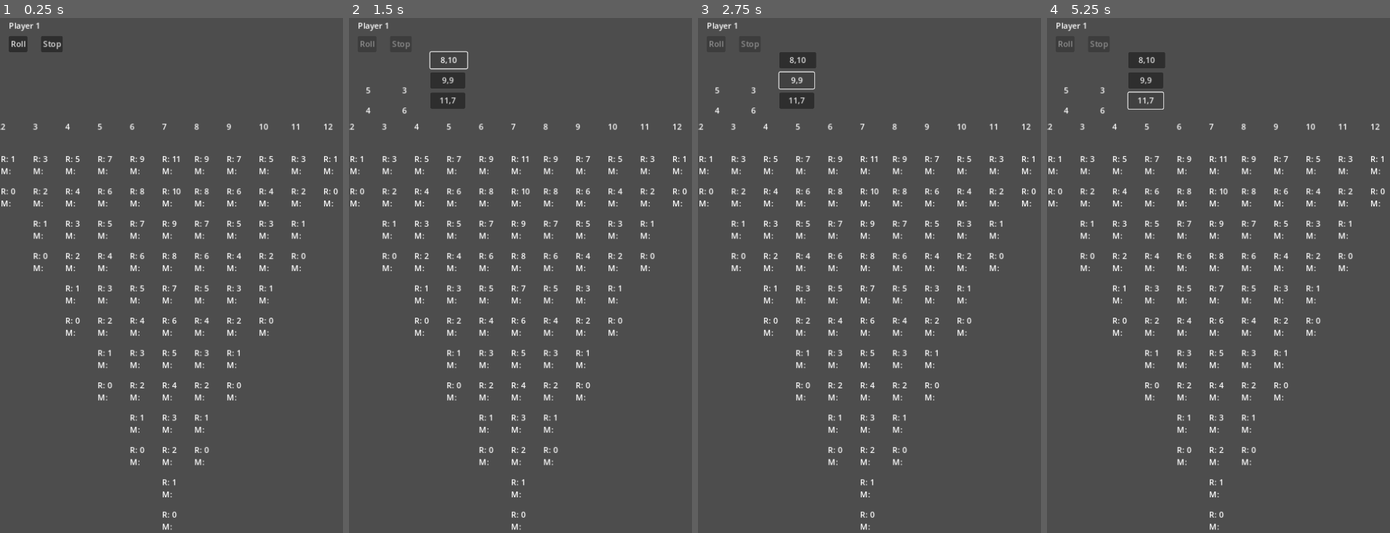
Above: before the commit, frames 1-4 (left to right).
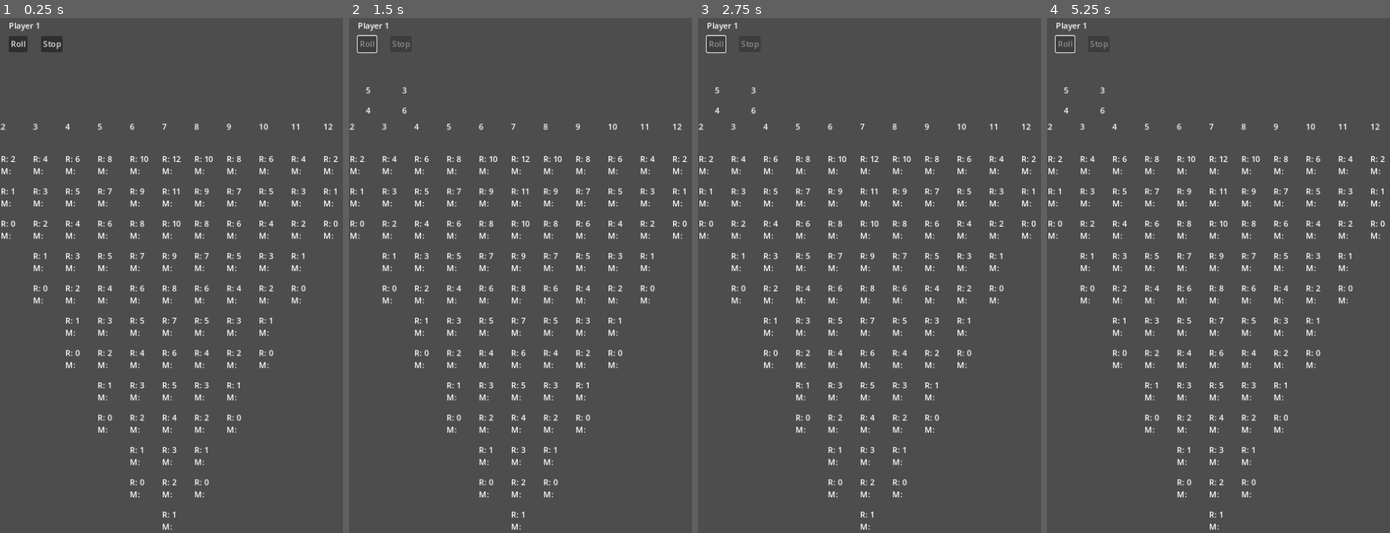
Above: after the commit, the same moments.

Repository: cheezypoofs/cantstop
Game: Godot game, scene res://scenes/Main.tscn
The game is run twice, just before and just after one commit, with the same random seed, the same clock (stepped at 60 frames per second) and the same inputs. The engine's default icon, where the game draws it, is replaced by a stand-in: a white triangle on a blue panel in a dark square.
Inputs (mouse positions are in pixels of both pictures, inside the frame that each line leads up to):
- Up to frame 1 (0.25 s): no input
- Up to frame 2 (1.5 s): click "Roll" at 0.5 s; click (448, 59) at 1.25 s, where only the run before the commit has a clickable "8,10"
- Up to frame 3 (2.75 s): click (797, 79) at 2 s, where only the run before the commit has a clickable "9,9"
- Up to frame 4 (5.25 s): click (1146, 100) at 2.75 s, where only the run before the commit has a clickable "11,7"; click (1146, 59) at 3.5 s, where only the run before the commit has a clickable "8,10"; click (1146, 79) at 4.25 s, where only the run before the commit has a clickable "9,9"; click (1146, 100) at 5 s, where only the run before the commit has a clickable "11,7"

The runs differ from the first frame. In frame 1, 1.2% of the frame differs, in the area x 0-99%, y 26-98%; in frame 2, 2.0%, in the area x 0-99%, y 3-98%; in frame 3, 2.0%; in frame 4, 2.0%.
Error before the commit: Attempt to call function 'null::null (Callable)' on a null instance. (res://scenes/ActionArea.gd:69)

Commit message:
Add MoveEngine and move calculation
next: a move dynamic move selection in AA

Diff:
--- /dev/null
+++ b/models/Cone.gd
@@ -0,0 +1,14 @@
+extends Node
+class_name Cone
+
+var from: Space:
+	get:
+		return from
+
+var player: Player:
+	get:
+		return player
+
+func _init(player: Player, from: Space):
+	self.from = from
+	self.player = player
--- a/models/GameState.gd
+++ b/models/GameState.gd
@@ -1,5 +1,7 @@
 extends Node2D
 class_name GameState
+
+const gdturn = preload("res://models/Turn.gd")
 
 var players = []:
 	get:
@@ -9,11 +11,23 @@
 	get:
 		return board
 
+var current_turn: Turn = null:
+	get:
+		return current_turn
+
 var _current: int = -1
 
 func _init(board: Board, players: Array):
 	self.board = board
 	self.players = players
+
+func next_turn() -> Turn:
+	assert(self.players)
+	_current += 1
+	if _current >= len(players):
+		_current = 0
+	current_turn = gdturn.new(players[_current])
+	return current_turn
 
 func next_player() -> Player:
 	assert(self.players)
--- a/models/Lane.gd
+++ b/models/Lane.gd
@@ -17,11 +17,29 @@
 			return space
 	return null
 
+func find_cone() -> Space:
+	for space in self.spaces:
+		if space.cone != null:
+			return space
+	return null
+
+var winner: Player:
+	get:
+		var last: Space = spaces[len(spaces) - 1]
+		assert(last.is_top)
+		var markers = last.markers
+		if len(markers) != 0:
+			assert(len(markers) == 1)
+			return markers[0].player
+		return null
+
 func _init(value: int):
 	self.value = value
-	var num: int = 12-(2*(abs(7-value)))
+	var num: int = 12-(2*(abs(7-value)))+1
 
 	# Create the Space instances
 	for i in range(num):
 		var new_space: Space = gdspace.new(i)
+		if i == (num-1):
+			new_space.is_top = true
 		self.spaces.append(new_space)
--- /dev/null
+++ b/models/MoveEngine.gd
@@ -0,0 +1,157 @@
+extends Object
+class_name MoveEngine
+
+const gdcone = preload("res://models/Cone.gd")
+
+class Move:
+	var lane: Lane
+	# We track the cone move
+	var from: Space
+	var to: Space
+	# The cone tracks the marker move should the player
+	# stop on the next turn.
+	var cone: Cone
+
+	func new_cone() -> bool:
+		return self.from == null
+
+class MoveSet:
+	var first: Move
+	var second: Move
+
+	func unique_key() -> int:
+		assert(self.first != null)
+		# A MoveSet is considered equal to another
+		# if the effective move result is the same.
+		# This happens if cones are not exhausted and
+		# the lanes are the same.
+		var low: Move = self.first
+		var high: Move = self.second
+		if high != null && low.lane.value > high.lane.value:
+			low = self.second
+			high = self.first
+
+		var key: int = (low.lane.value << 8)
+		if low.new_cone():
+			key |= 0x8000
+
+		if high != null:
+			high.lane.value
+			if high.new_cone():
+				key |= 0x0080
+
+		return key
+
+var _board: Board = null
+
+func _calculate_move(val: int, turn: Turn, num_moves: int) -> Move:
+	var lane: Lane = _board.lane_for_value(val)
+
+	var move: Move = Move.new()
+	move.lane = lane
+
+	if lane.winner != null:
+		print_debug("%s already owns lane %d" % [lane.winner.player_name, lane.value])
+		return null
+
+	# Let's see if we have a cone already on this lane.
+	var space: Space = lane.find_cone()
+	if space != null:
+		if space.is_top:
+			print_debug("lane %d already has a cone at the top" % [lane.value])
+			return null
+
+		# Moving the exsting cone from its current space
+		# to the next.
+		move.from = space
+		move.to = lane.spaces[space.rank + 1]
+		move.cone = space.cone
+	else:
+		# See what space is next for this user
+		space = lane.player_space(turn.player)
+
+		# Always allocate a cone. The caller will decide
+		# if the player has enough.
+		var cone: Cone = Cone.new(turn.player, space)
+
+		# Advance space to the 0th or next rank
+		if space == null:
+			space = lane.spaces[0]
+		else:
+			space = lane.spaces[space.rank + 1]
+
+		# move.from remains null
+		move.to = space
+		move.cone = cone
+
+	assert(move.to != null)
+	assert(move.cone != null)
+
+	# Allow advancing two if we wouldn't overrun
+	if num_moves == 2 && !move.to.is_top:
+		move.to = lane.spaces[move.to.rank + 1]
+
+	return move
+
+func _init(board: Board):
+	self._board = board
+
+func calculate_moves(turn: Turn, aa: ActionArea) -> Array:
+
+	# Consider each of the 6 combinations of dice values.
+	# (We have to consider all 6 because the order may
+	# 	matter if there is only one cone left to play).
+	# Our MoveSet unique_key will dedupe anything that
+	# is functionally the same though.
+	var vals = aa.die_values
+	var move_pairs = [
+		[vals[0] + vals[1], vals[2] + vals[3]],
+		[vals[2] + vals[3], vals[0] + vals[1]],
+
+		[vals[0] + vals[3], vals[1] + vals[2]],
+		[vals[1] + vals[2], vals[0] + vals[3]],
+
+		[vals[0] + vals[2], vals[1] + vals[3]],
+		[vals[1] + vals[3], vals[0] + vals[2]],
+	]
+
+	var dedup = {}
+
+	for mp in move_pairs:
+		var first = mp[0]
+		var second = mp[1]
+
+		print_debug("considering move %d,%d" % [first, second])
+
+		var num_moves: int = 1
+		if first == second:
+			num_moves = 2
+
+		var first_move: Move = _calculate_move(first, turn, num_moves)
+		var second_move: Move = null
+
+		if first != second:
+			second_move = _calculate_move(second, turn, 1)
+
+		if first_move.new_cone():
+			if turn.num_cones == 0:
+				# This move set is invalid
+				print_debug("first move requires a cone but player has none")
+				continue
+
+			if second_move != null && second_move.new_cone() && turn.num_cones == 1:
+				# First move is OK, but second isn't.
+				print_debug("second remove requires cone but player has only one")
+				second_move = null
+		elif second_move != null && second_move.new_cone() && turn.num_cones == 0:
+			# First move is OK, but second isn't.
+			print_debug("second remove requires cone but player has none")
+			second_move = null
+
+		var ms := MoveSet.new()
+		ms.first = first_move
+		ms.second = second_move
+
+		dedup[ms.unique_key()] = ms
+
+	return dedup.values()
--- a/models/Space.gd
+++ b/models/Space.gd
@@ -7,9 +7,22 @@
 	get:
 		return markers
 
+var cone: Cone = null:
+	get:
+		return cone
+	set(c):
+		cone = c
+		emit_signal("space_changed")
+
 var rank: int = -1:
 	get:
 		return rank
+
+var is_top: bool = false:
+	get:
+		return is_top
+	set(it):
+		is_top = it
 
 func _init(rank: int):
 	self.rank = rank
--- a/project.godot
+++ b/project.godot
@@ -20,6 +20,11 @@
 "path": "res://models/Board.gd"
 }, {
 "base": "Node",
+"class": &"Cone",
+"language": &"GDScript",
+"path": "res://models/Cone.gd"
+}, {
+"base": "Node",
 "class": &"Die",
 "language": &"GDScript",
 "path": "res://models/Die.gd"
@@ -39,6 +44,11 @@
 "language": &"GDScript",
 "path": "res://models/Marker.gd"
 }, {
+"base": "Object",
+"class": &"MoveEngine",
+"language": &"GDScript",
+"path": "res://models/MoveEngine.gd"
+}, {
 "base": "Node",
 "class": &"Player",
 "language": &"GDScript",
@@ -57,10 +67,12 @@
 _global_script_class_icons={
 "ActionArea": "",
 "Board": "",
+"Cone": "",
 "Die": "",
 "GameState": "",
 "Lane": "",
 "Marker": "",
+"MoveEngine": "",
 "Player": "",
 "Space": "",
 "Turn": ""
--- a/scenes/Main.gd
+++ b/scenes/Main.gd
@@ -6,6 +6,7 @@
 var board: Board = null
 var state: GameState = null
 var aa: ActionArea = null
+var engine: MoveEngine = null
 
 func _ready():
 	var p1: Player = load("res://models/Player.gd").new("Player 1", Color.BLUE)
@@ -14,6 +15,8 @@
 
 	board = load("res://models/Board.gd").new()
 	$Board.model = board
+
+	engine = load("res://models/MoveEngine.gd").new(board)
 
 	state = load("res://models/GameState.gd").new(board, [p1, p2])
 
@@ -26,12 +29,10 @@
 	self._to_next_player()
 
 func _to_next_player() -> void:
-	var player: Player = self.state.next_player()
+	var turn: Turn = self.state.next_turn()
 
-	$ActionArea.current_player = player
+	$ActionArea.current_player = turn.player
 	$ActionArea.prompt_roll_or_stop()
-
-	var turn: Turn = gdturn.new(player)
 
 func _player_stopped() -> void:
 	# todo: capture cones. move markers.
@@ -44,6 +45,18 @@
 
 	var vals = aa.die_values
 
+	var moves = engine.calculate_moves(state.current_turn, aa)
+	if len(moves) == 0:
+		print_debug("must surrender")
+	else:
+		for move_set in moves:
+			print_debug("moveset...")
+			for move in [move_set.first, move_set.second]:
+				if move != null:
+					print_debug("  lane %d" % (move.lane.value))
+
+
+	return
 	$ActionArea.choices = [
 		gdaa.Choice.new(
 			vals[0] + vals[1],
